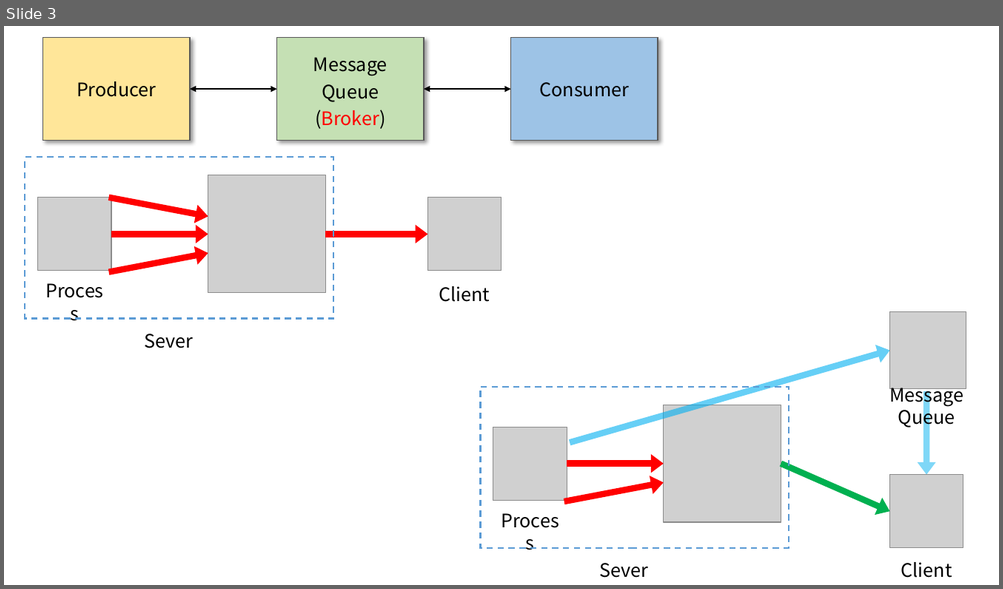
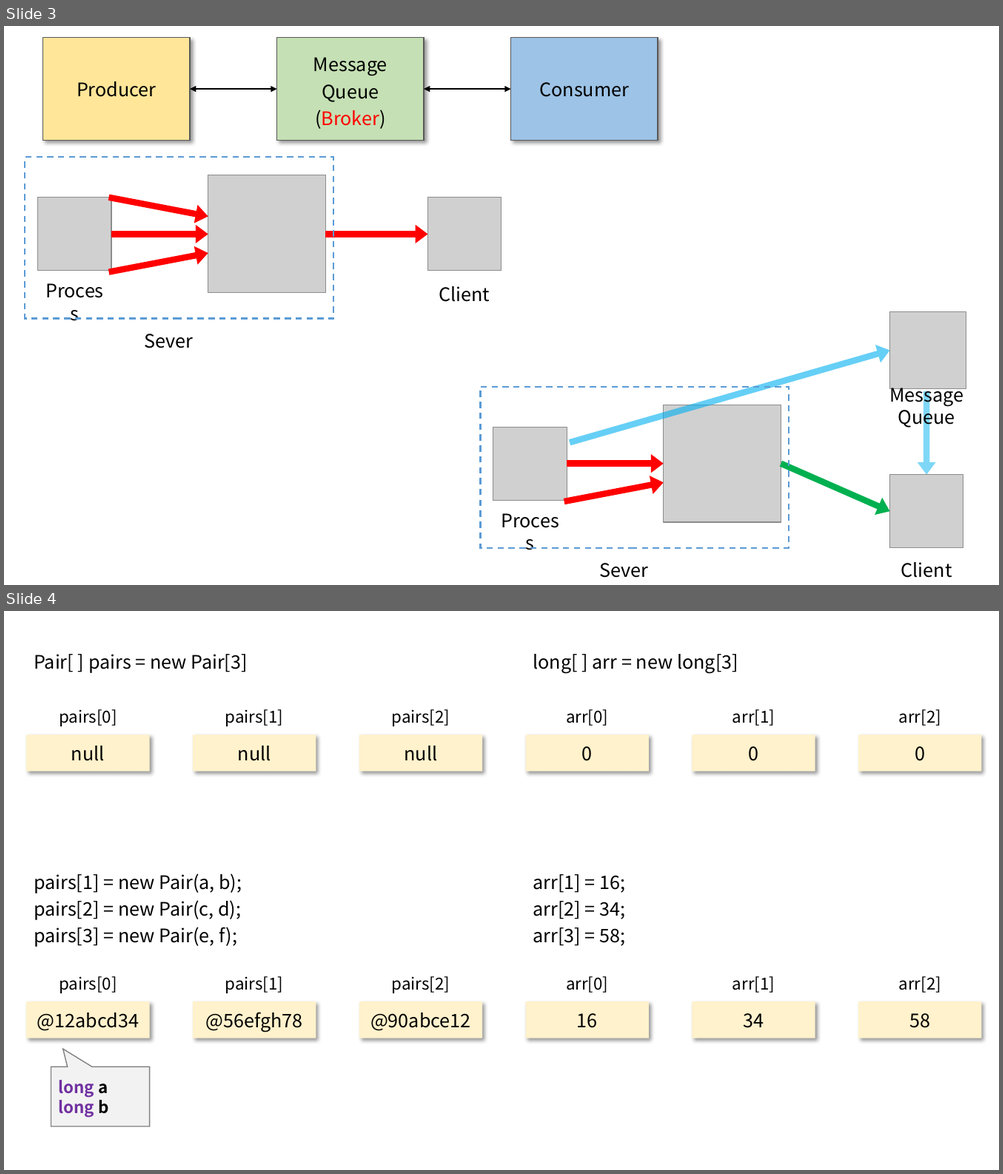
Before and after one commit to siwon-park/BackEnd-Study, a slide deck: PPT_Image.pptx. Shown one above the other, each under a label of ours: slide 3 before the commit, slides 3 and 4 after it. The pictures are 1003x589 and 1003x1174 pixels, drawn with LibreOffice and Linux fonts; fonts in the diff are those of the drawing; grey boxes stand for pictures. Boxes give left, top, right and bottom in pixels: in the first picture for what was removed or moved away, otherwise in the second. Text is boxed around its words. In the diff, an @@ line names an element or a change of style, - is before the commit and + after.

```diff
--- a/PPT_Image.pptx
+++ b/PPT_Image.pptx
@@ slide 4 added at <box>4,611,999,1170</box>, background #FFFFFF @@
@@ text added at <box>34,654,247,673</box>, 18 pt, text #000000 @@
+Pair[ ] pairs = new Pair[3]
@@ text added at <box>533,654,738,673</box>, 18 pt, text #000000 @@
+long[ ] arr = new long[3]
@@ text added at <box>59,709,117,726</box>, 16 pt, text #000000 @@
+pairs[0]
@@ text added at <box>225,709,284,726</box>, 16 pt, text #000000 @@
+pairs[1]
@@ text added at <box>392,709,450,726</box>, 16 pt, text #000000 @@
+pairs[2]
@@ text added at <box>566,709,608,726</box>, 16 pt, text #000000 @@
+arr[0]
@@ text added at <box>732,709,774,726</box>, 16 pt, text #000000 @@
+arr[1]
@@ text added at <box>899,709,941,726</box>, 16 pt, text #000000 @@
+arr[2]
@@ rectangle added at <box>26,735,150,772</box>, fill #FFF2CC, 18 pt, text #000000 @@
+null
@@ rectangle added at <box>193,735,316,772</box>, fill #FFF2CC, 18 pt, text #000000 @@
+null
@@ rectangle added at <box>359,735,482,772</box>, fill #FFF2CC, 18 pt, text #000000 @@
+null
@@ rectangle added at <box>526,735,649,772</box>, fill #FFF2CC, 18 pt, text #000000 @@
+0
@@ rectangle added at <box>692,735,815,772</box>, fill #FFF2CC, 18 pt, text #000000 @@
+0
@@ rectangle added at <box>858,735,982,772</box>, fill #FFF2CC, 18 pt, text #000000 @@
+0
@@ text added at <box>34,874,242,947</box>, 18 pt, text #000000 @@
+pairs[1] = new Pair(a, b);
+pairs[2] = new Pair(c, d);
+pairs[3] = new Pair(e, f);
@@ text added at <box>533,874,625,946</box>, 18 pt, text #000000 @@
+arr[1] = 16;
+arr[2] = 34;
+arr[3] = 58;
@@ text added at <box>59,977,117,994</box>, 16 pt, text #000000 @@
+pairs[0]
@@ text added at <box>225,977,284,994</box>, 16 pt, text #000000 @@
+pairs[1]
@@ text added at <box>392,977,450,994</box>, 16 pt, text #000000 @@
+pairs[2]
@@ text added at <box>566,977,608,993</box>, 16 pt, text #000000 @@
+arr[0]
@@ text added at <box>732,977,774,993</box>, 16 pt, text #000000 @@
+arr[1]
@@ text added at <box>899,977,941,993</box>, 16 pt, text #000000 @@
+arr[2]
@@ rectangle added at <box>26,1002,150,1039</box>, fill #FFF2CC, 18 pt, text #000000 @@
+@12abcd34
@@ rectangle added at <box>193,1002,316,1039</box>, fill #FFF2CC, 18 pt, text #000000 @@
+@56efgh78
@@ rectangle added at <box>359,1002,482,1039</box>, fill #FFF2CC, 18 pt, text #000000 @@
+@90abce12
@@ rectangle added at <box>526,1002,649,1039</box>, fill #FFF2CC, 18 pt, text #000000 @@
+16
@@ rectangle added at <box>692,1002,815,1039</box>, fill #FFF2CC, 18 pt, text #000000 @@
+34
@@ rectangle added at <box>858,1002,982,1039</box>, fill #FFF2CC, 18 pt, text #000000 @@
+58
@@ speech box added at <box>51,1068,150,1128</box>, fill #F2F2F2, outline #808080 1 pt, 16 pt, text #7030A0, bold @@
+long a
+long b
```
Also in this commit, not shown: 1 other file.
